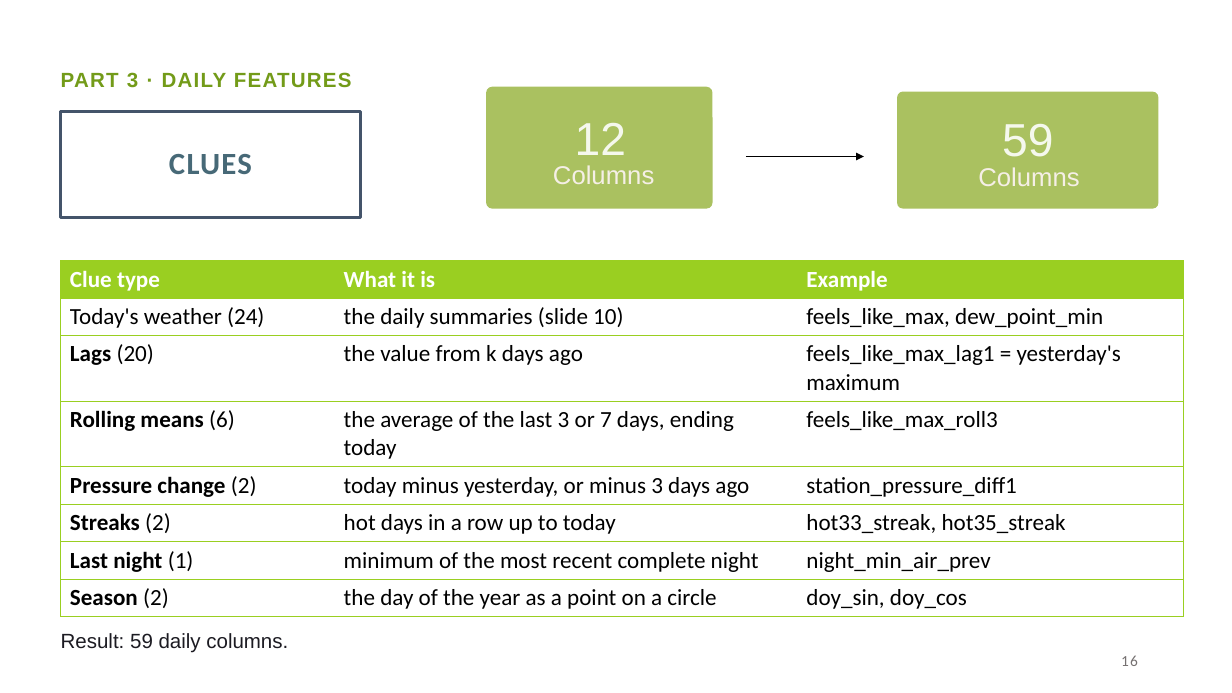
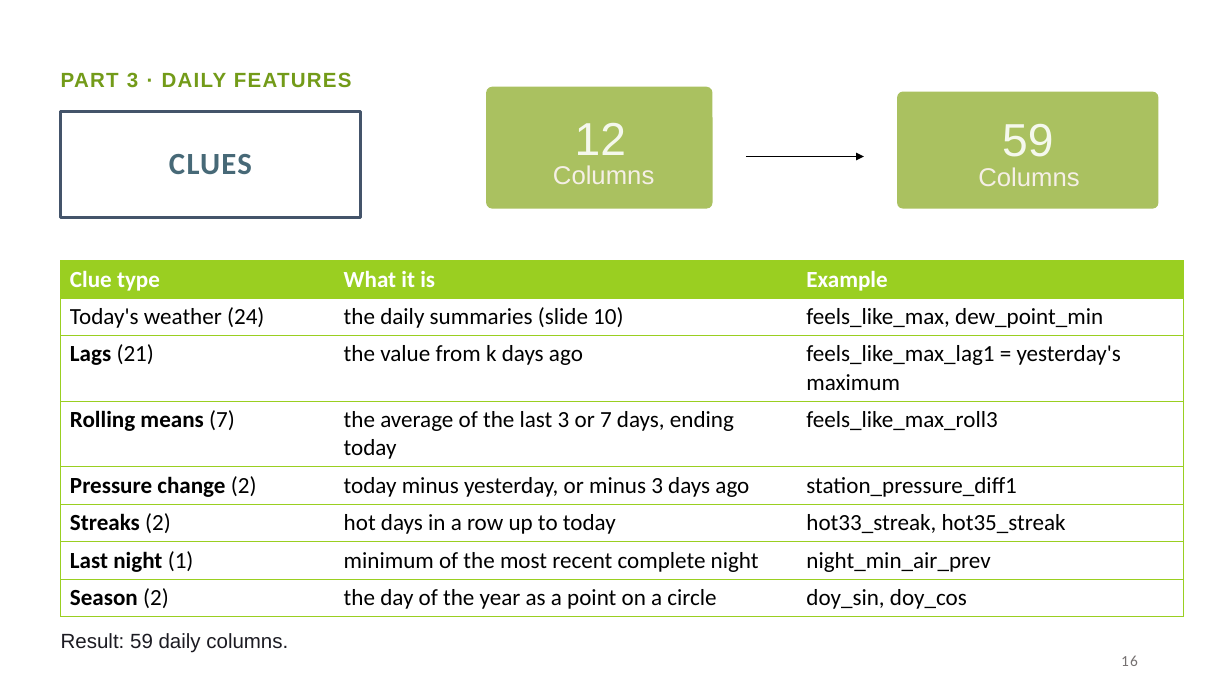
Before and after one commit to Tendor517/KNU_BigData, a slide deck: slide 16 of Predicting Heatwaves and.pptx. Drawn at 1232x693 pixels with LibreOffice and Linux fonts; fonts in the diff are those of the drawing. Boxes give left, top, right and bottom in pixels: in the first picture for what was removed or moved away, otherwise in the second. Text is boxed around its words. In the diff, an @@ line names an element or a change of style, - is before the commit and + after.

```diff
--- a/Predicting Heatwaves and.pptx
+++ b/Predicting Heatwaves and.pptx
@@ table at bbox=[61, 261, 1183, 615] @@
-row 3, column 1: Lags (20)
+row 3, column 1: Lags (21)
-row 4, column 1: Rolling means (6)
+row 4, column 1: Rolling means (7)
```
Also in this commit, not shown: 5 other slides changed.
